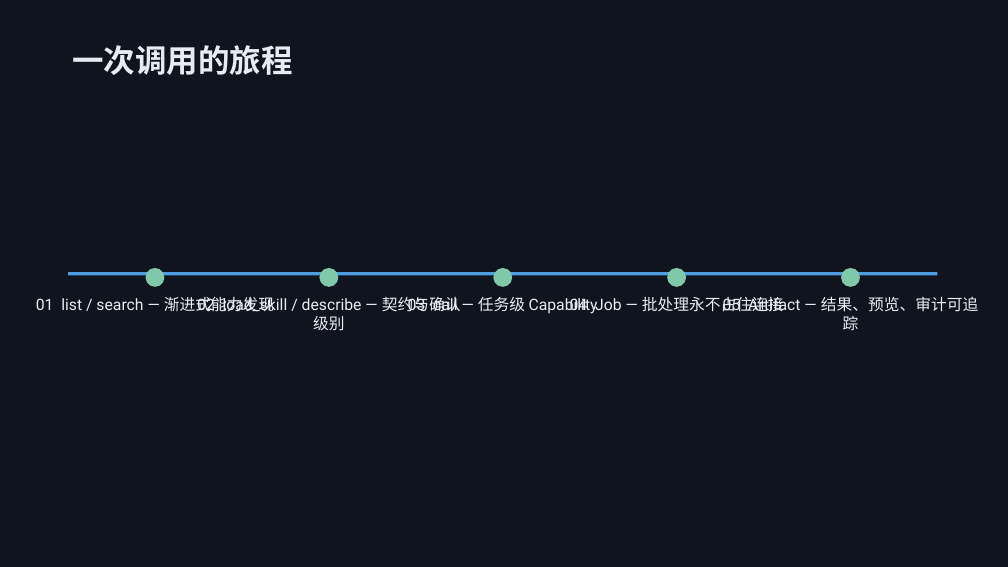
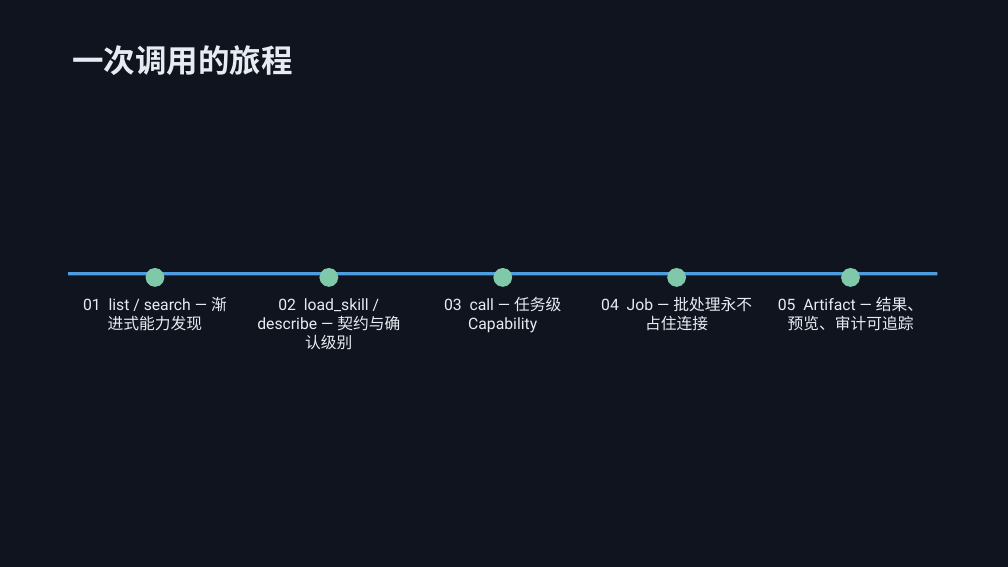
Before and after one commit to dcc-mcp/dcc-mcp-powerpoint, a slide deck: slide 8 of examples/output/draft-dcc-mcp-framework-intro.pptx. Drawn at 1008x567 pixels with LibreOffice and Linux fonts; fonts in the diff are those of the drawing. Boxes give left, top, right and bottom in pixels: in the first picture for what was removed or moved away, otherwise in the second. Text is boxed around its words. In the diff, an @@ line names an element or a change of style, - is before the commit and + after.

Commit message:
fix: deterministic UTF-8 stdio for skill scripts + timeline label overlap
- skill scripts force UTF-8 stdout/stderr (piped subprocess on Windows
  defaults to the ANSI codepage and fails on CJK JSON — CI-visible)
- timeline labels bounded by node spacing (no overlap for 5+ nodes)
- COM render test asserts preview PNGs are 1920x1080 (header-parse, no deps)

```diff
--- a/examples/output/draft-dcc-mcp-framework-intro.pptx
+++ b/examples/output/draft-dcc-mcp-framework-intro.pptx
@@ text "01 list / search — ..." rewrapped from (36,297,274,312) to (83,297,227,331) @@
@@ text "02 load_skill / describe — ..." rewrapped from (197,297,461,331) to (257,298,400,350) @@
@@ text "03 call — 任务级 Capability" rewrapped from (408,296,598,315) to (444,297,561,333) @@
@@ text "04 Job — 批处理永不占住连接" rewrapped from (570,297,784,312) to (601,297,752,330) @@
@@ text "05 Artifact — 结果、预览、审计可追踪" rewrapped from (723,296,978,330) to (778,296,923,331) @@
```
Also in this commit, not shown: 8 other files.
